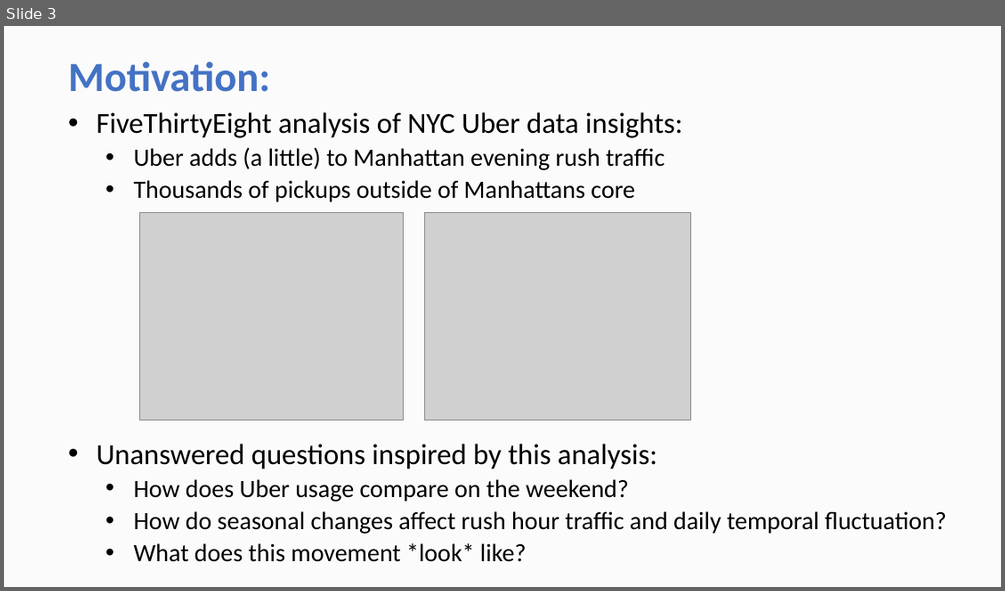
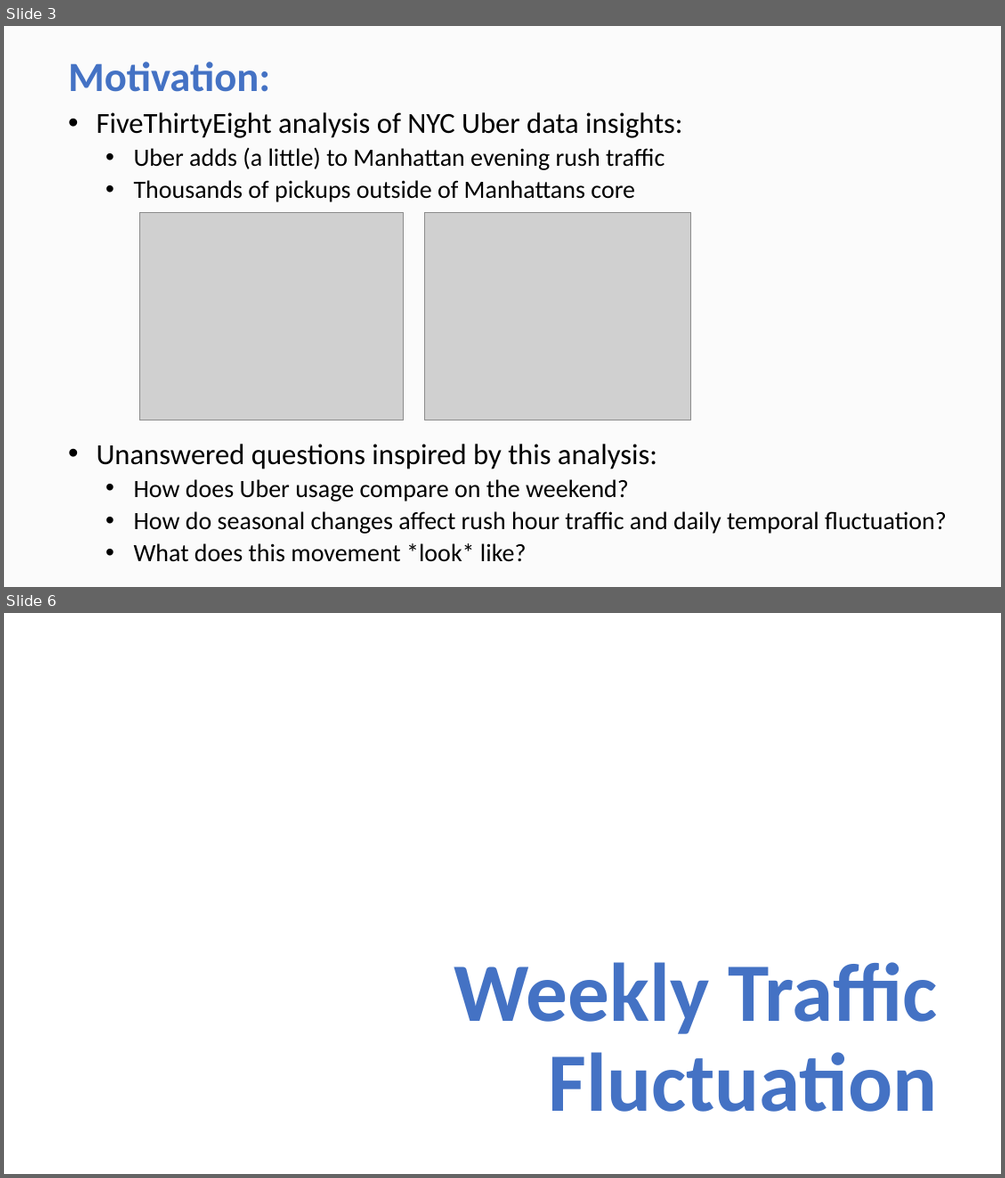
Before and after one commit to ContextLab/storytelling-with-data, a slide deck: data-stories/uber-nyc/UBER Presentation.pptx. Shown one above the other, each under a label of ours: slide 3 before the commit, slides 3 and 6 after it; the slides between them are not shown. The pictures are 1005x591 and 1005x1178 pixels, drawn with LibreOffice and Linux fonts; fonts in the diff are those of the drawing; grey boxes stand for pictures. Boxes give left, top, right and bottom in pixels: in the first picture for what was removed or moved away, otherwise in the second. Text is boxed around its words. In the diff, an @@ line names an element or a change of style, - is before the commit and + after.

```diff
--- a/data-stories/uber-nyc/UBER Presentation.pptx
+++ b/data-stories/uber-nyc/UBER Presentation.pptx
@@ slide 6 added at bbox=[4, 613, 1001, 1174], background #FFFFFF @@
@@ title added at bbox=[453, 962, 938, 1111], 80 pt, text #4472C4, bold @@
+Weekly Traffic Fluctuation
```
Also in this commit, not shown: 3 slides changed, 12 other slides added, 2 slides removed, 2 other files.
